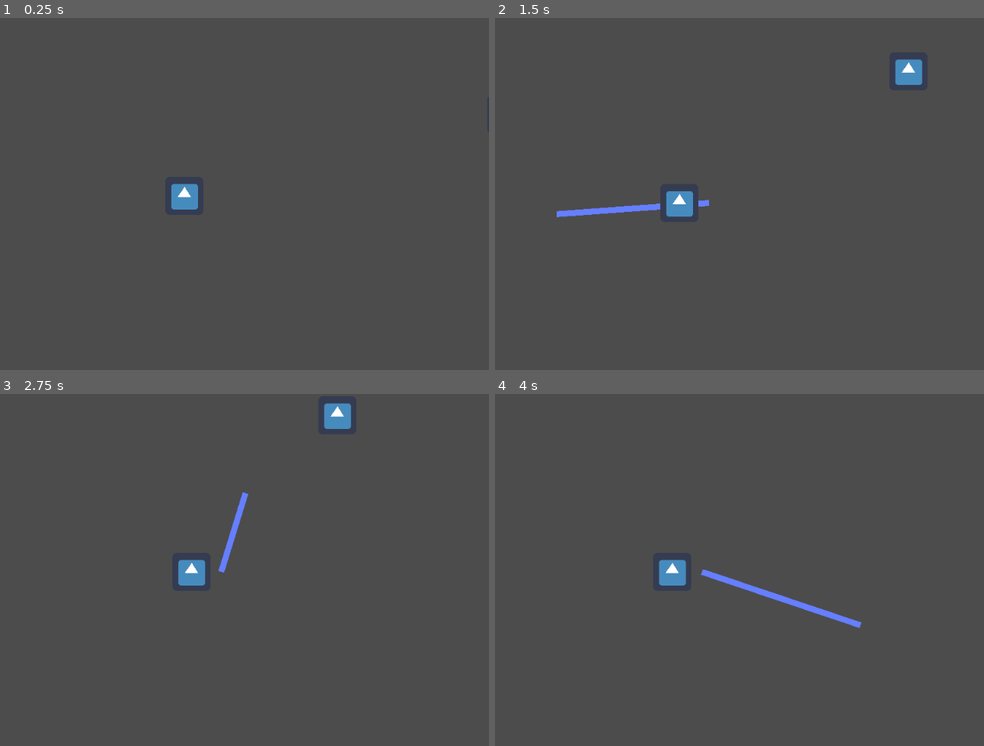
Above: before the commit, frames 1-4 (two rows, left to right).
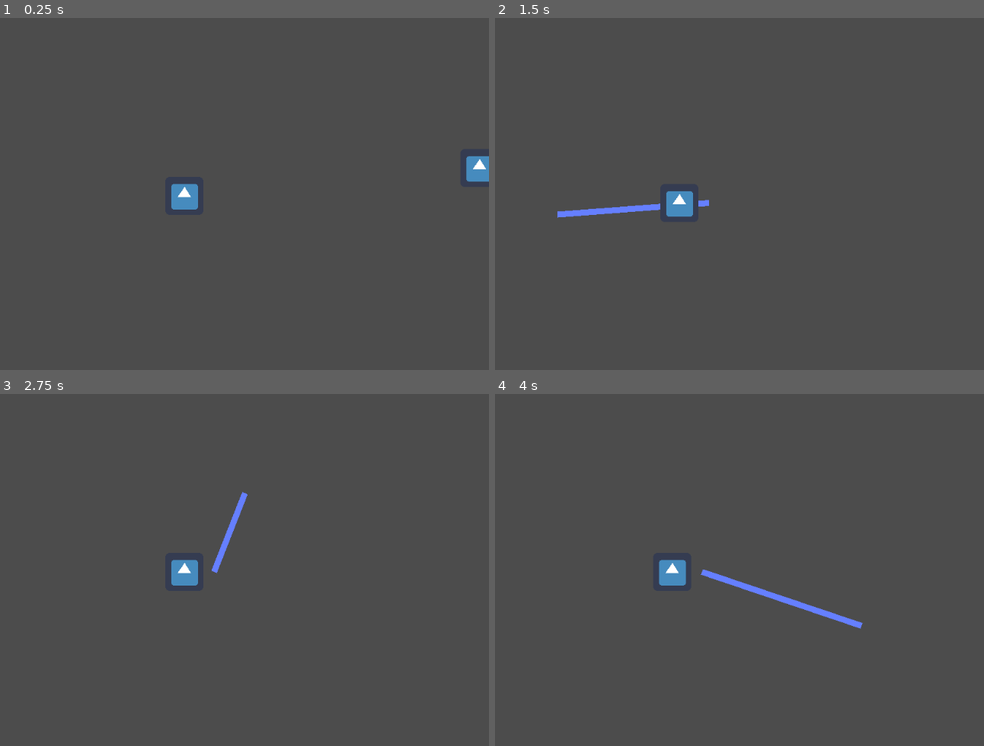
Above: after the commit, the same moments.

Repository: Jimmy-s-Test-Site/20210514_godot_wild
Game: Godot game, scene res://Developers/Julian/Cop/CopTest.tscn
The game is run twice, just before and just after one commit, with the same random seed, the same clock (stepped at 60 frames per second) and the same inputs. This scene is started directly instead of the project's main scene. The engine's default icon, where the game draws it, is replaced by a stand-in: a white triangle on a blue panel in a dark square.
Inputs (mouse positions are in pixels of both pictures, inside the frame that each line leads up to):
- Up to frame 1 (0.25 s): no input
- Up to frame 2 (1.5 s): move the mouse to (812, 176) at 0.52 s; hold D (move_right) 0.53-1.28 s; click (812, 176) at 0.6 s; move the mouse to (558, 215) at 1.27 s; hold S (move_down) from 1.28 s (still down); click (558, 215) at 1.35 s
- Up to frame 3 (2.75 s): move the mouse to (244, 492) at 2.02 s; release S (move_down) at 2.03 s; hold D (move_right) from 2.03 s (still down); click (244, 492) at 2.1 s
- Up to frame 4 (4 s): move the mouse to (646, 643) at 2.77 s; release D (move_right) at 2.78 s; hold W (move_up) 2.78-3.53 s; click (646, 643) at 2.85 s; move the mouse to (861, 626) at 3.52 s; hold A (move_left) from 3.53 s (still down); click (861, 626) at 3.6 s

The runs differ from the first frame. In frame 1, 0.3% of the frame differs, in the area x 95-100%, y 39-47%; in frame 2, 0.5%; in frame 3, 1.1%, in the area x 35-72%, y 2-55%; in frame 4, less than 0.1%.

Commit message:
only follow & attack player

Diff:
--- a/Developers/Julian/Cop/Cop.gd
+++ b/Developers/Julian/Cop/Cop.gd
@@ -17,6 +17,7 @@
 var target := Vector2.ZERO
 var movement := Vector2.ZERO
 
+var patrol_target := Vector2.ZERO
 var patrol_points
 var patrol_index = 0
 
@@ -35,15 +36,13 @@
 			STATE.ROAM:
 				# if no path do nothing/stay still
 				if self.patrol_path != null:
-					## JUSTIN - below is path follow script
+					self.patrol_target = self.patrol_points[self.patrol_index]
 
-					self.target = self.patrol_points[self.patrol_index]
+					if self.position.distance_to(self.patrol_target) < self.min_patrol_point_distance:
+						self.patrol_index = (self.patrol_index + 1) % self.patrol_points.size()
+						self.patrol_target = self.patrol_points[self.patrol_index]
 
-					if self.position.distance_to(self.target) < self.min_patrol_point_distance:
-						self.patrol_index = (self.patrol_index + 1) % self.patrol_points.size()
-						self.target = self.patrol_points[self.patrol_index]
-
-					self.move_and_slide(self.position.direction_to(self.target) * self.speed * delta)
+					self.move_and_slide(self.position.direction_to(self.patrol_target) * self.speed * delta)
 
 			STATE.CHASE:
 				self.target = self.global_position.direction_to(self.player.global_position)
@@ -80,7 +79,7 @@
 
 
 func _on_Area2D_body_entered(body: Node) -> void:
-	if $InitTimer.is_stopped():
+	if $InitTimer.is_stopped() and body.name == "Player":
 		if self.player != null:
 			self.state = STATE.CHASE
 		else:
@@ -92,7 +91,7 @@
 
 
 func _on_AttackArea2D_body_entered(body: Node) -> void:
-	if $InitTimer.is_stopped():
+	if $InitTimer.is_stopped() and body.name == "Player":
 		self.attacking = true
 
 
--- a/Developers/Julian/Cop/CopTest.tscn
+++ b/Developers/Julian/Cop/CopTest.tscn
@@ -1,24 +1,36 @@
-[gd_scene load_steps=4 format=2]
+[gd_scene load_steps=5 format=2]
 
 [ext_resource path="res://Developers/Julian/Cop/Cop.tscn" type="PackedScene" id=1]
 [ext_resource path="res://Developers/Lilou/Scenes/Player/Player.tscn" type="PackedScene" id=2]
 
 [sub_resource type="Curve2D" id=1]
 _data = {
-"points": PoolVector2Array( 0, 0, 0, 0, 827, 87, 0, 0, 0, 0, 964, 266, 0, 0, 0, 0, 654, 371, 0, 0, 0, 0, 584, 193, 0, 0, 0, 0, 827, 87 )
+"points": PoolVector2Array( -68.974, -60.6496, 68.974, 60.6496, 880, 87, 54.7035, -79.6769, -54.7035, 79.6769, 906, 417, 115.353, 85.6229, -115.353, -85.6229, 514, 499, -2.37841, 98.7042, 2.37841, -98.7042, 378, 250, -86.8121, 40.433, 86.8121, -40.433, 525, 40, -60.6496, -68.974, 60.6496, 68.974, 882, 87 )
 }
+
+[sub_resource type="RectangleShape2D" id=2]
+extents = Vector2( 29, 230 )
 
 [node name="CopTest" type="Node2D"]
 
 [node name="Player" parent="." instance=ExtResource( 2 )]
-position = Vector2( 264, 311 )
+position = Vector2( 156, 268 )
 
 [node name="Node2D" type="Node2D" parent="."]
 
 [node name="Cop" parent="Node2D" instance=ExtResource( 1 )]
-position = Vector2( 797, 206 )
+position = Vector2( 623, 238 )
 patrol_path = NodePath("../Path2D")
 player_path = NodePath("../../Player")
 
 [node name="Path2D" type="Path2D" parent="Node2D"]
 curve = SubResource( 1 )
+
+[node name="StaticBody2D" type="StaticBody2D" parent="."]
+position = Vector2( 269, 265 )
+__meta__ = {
+"_edit_group_": true
+}
+
+[node name="CollisionShape2D" type="CollisionShape2D" parent="StaticBody2D"]
+shape = SubResource( 2 )
